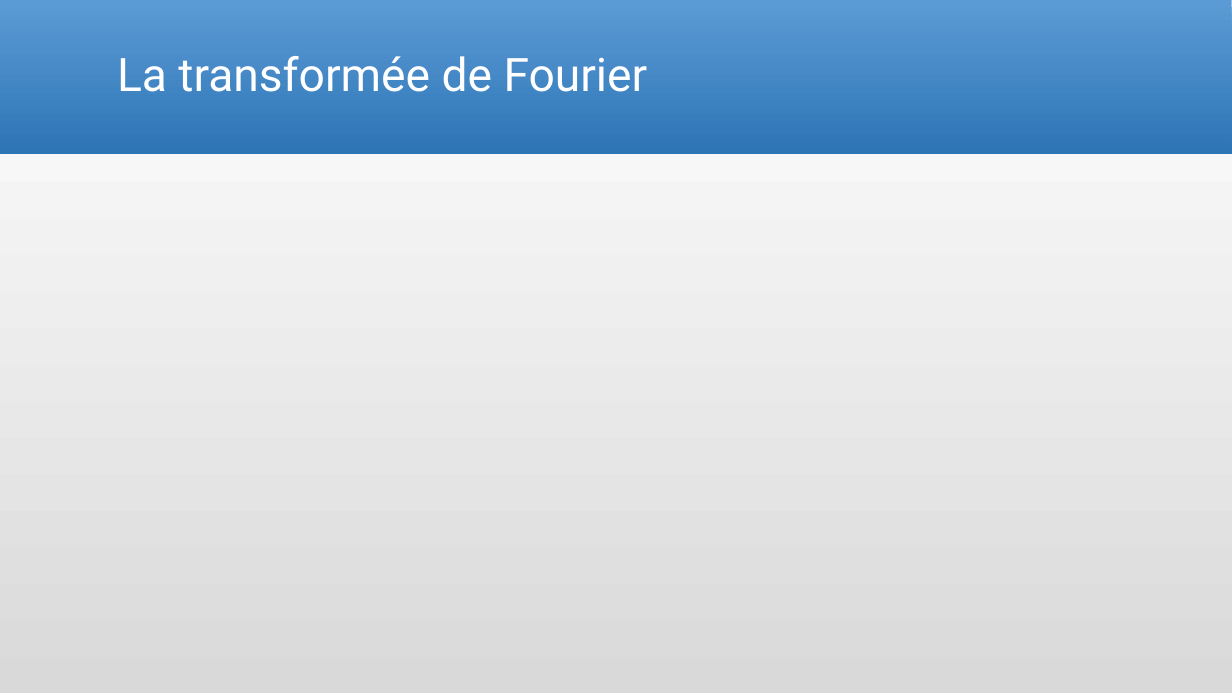
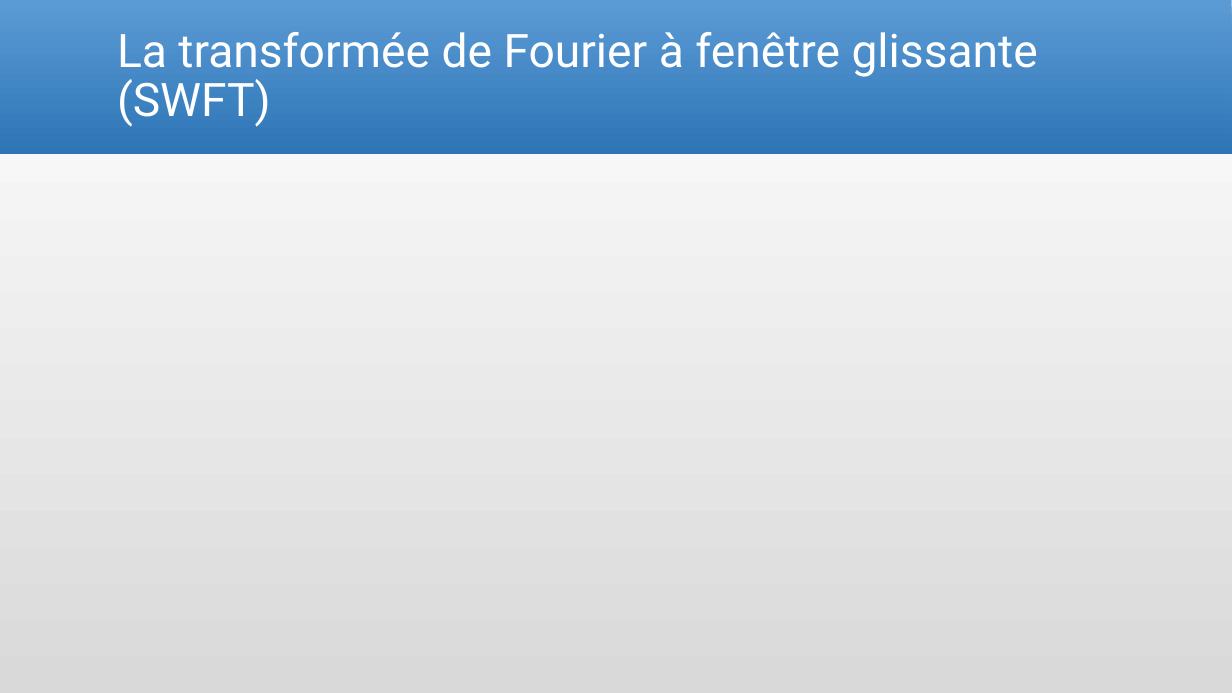
Before and after one commit to Arcyno/analyse_spectrale, a slide deck: slide 11 of Analyse spectrale_etienne.pptx (slide 9 before the commit). Drawn at 1232x693 pixels with LibreOffice and Linux fonts; fonts in the diff are those of the drawing; grey boxes stand for pictures. Boxes give left, top, right and bottom in pixels: in the first picture for what was removed or moved away, otherwise in the second. Text is boxed around its words. In the diff, an @@ line names an element or a change of style, - is before the commit and + after.

```diff
--- a/Analyse spectrale_etienne.pptx
+++ b/Analyse spectrale_etienne.pptx
@@ title at bbox=[117, 32, 1038, 127]: text changed @@
-La transformée de Fourier
+La transformée de Fourier à fenêtre glissante (SWFT)
```
Also in this commit, not shown: 4 other slides changed, 2 slides added.
